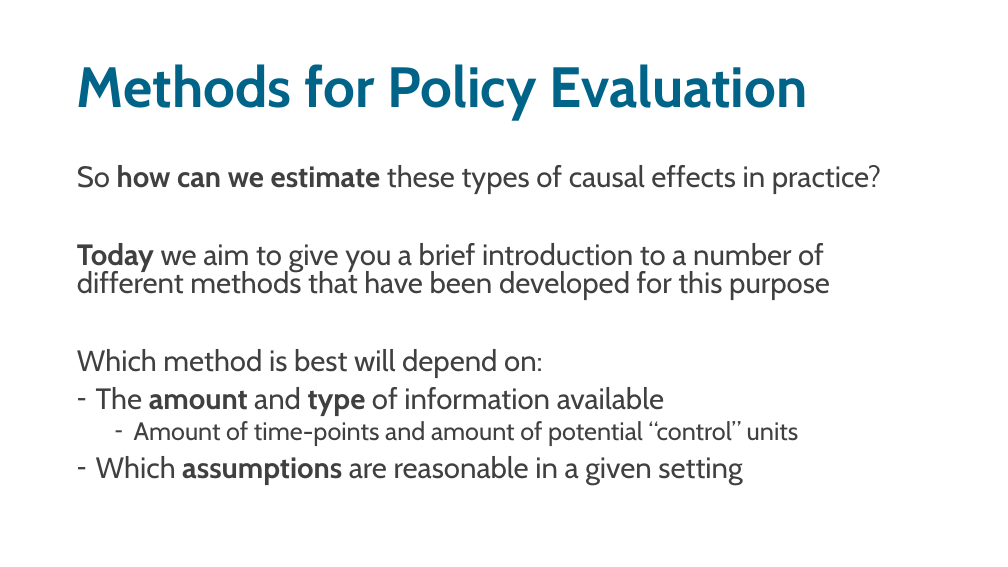
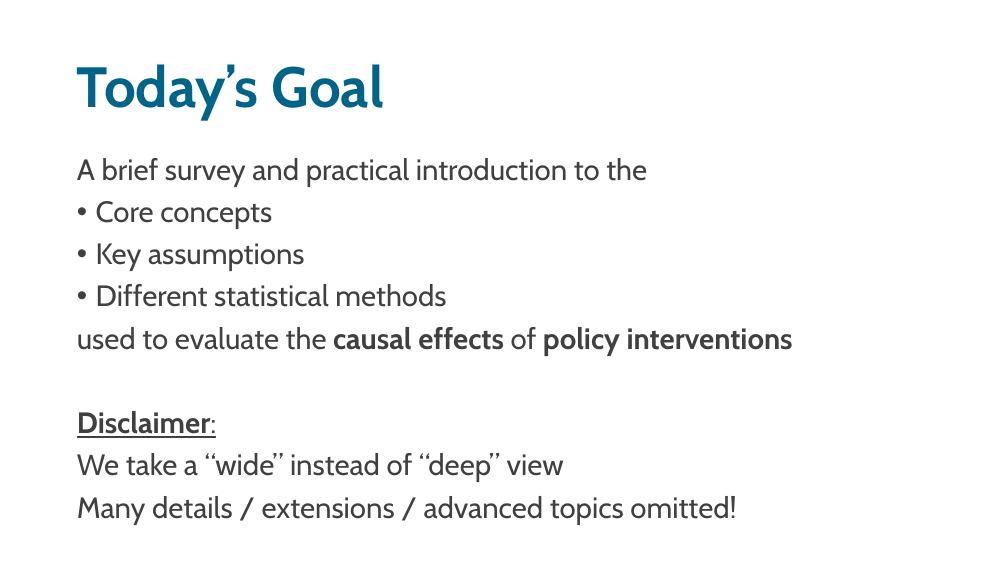
Before and after one commit to sodascience/workshop_causal_impact_assessment, a slide deck: slide 4 of lectures/01_introduction/intro_1.pptx (slide 35 before the commit). Drawn at 1008x567 pixels with LibreOffice and Linux fonts; fonts in the diff are those of the drawing. Boxes give left, top, right and bottom in pixels: in the first picture for what was removed or moved away, otherwise in the second. Text is boxed around its words. In the diff, an @@ line names an element or a change of style, - is before the commit and + after.

Commit message:
updated intro slides, merge with prepost, did, etc.

```diff
--- a/lectures/01_introduction/intro_1.pptx
+++ b/lectures/01_introduction/intro_1.pptx
@@ title at (77,64,384,120): text changed @@
-Methods for Policy Evaluation
+Today’s Goal
@@ text at (77,158,793,525): text changed @@
-So how can we estimate these types of causal effects in practice?
-Today we aim to give you a brief introduction to a number of different methods that have been developed for this purpose
-Which method is best will depend on:
-– The amount and type of information available
-  – Amount of time-points and amount of potential “control” units
-– Which assumptions are reasonable in a given setting
+A brief survey and practical introduction to the
+• Core concepts
+• Key assumptions
+• Different statistical methods
+used to evaluate the causal effects of policy interventions
+Disclaimer:
+We take a “wide” instead of “deep” view
+Many details / extensions / advanced topics omitted!
```
Also in this commit, not shown: 7 other slides changed, 44 slides added, 8 slides removed, 4 other files.
